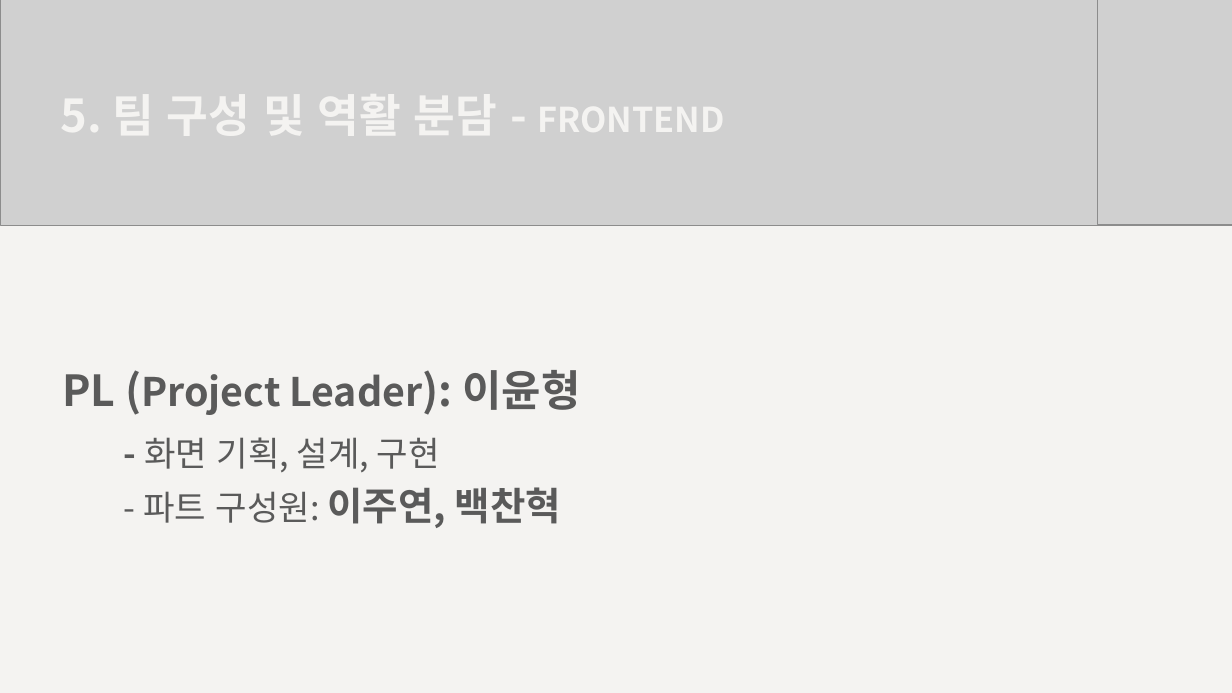
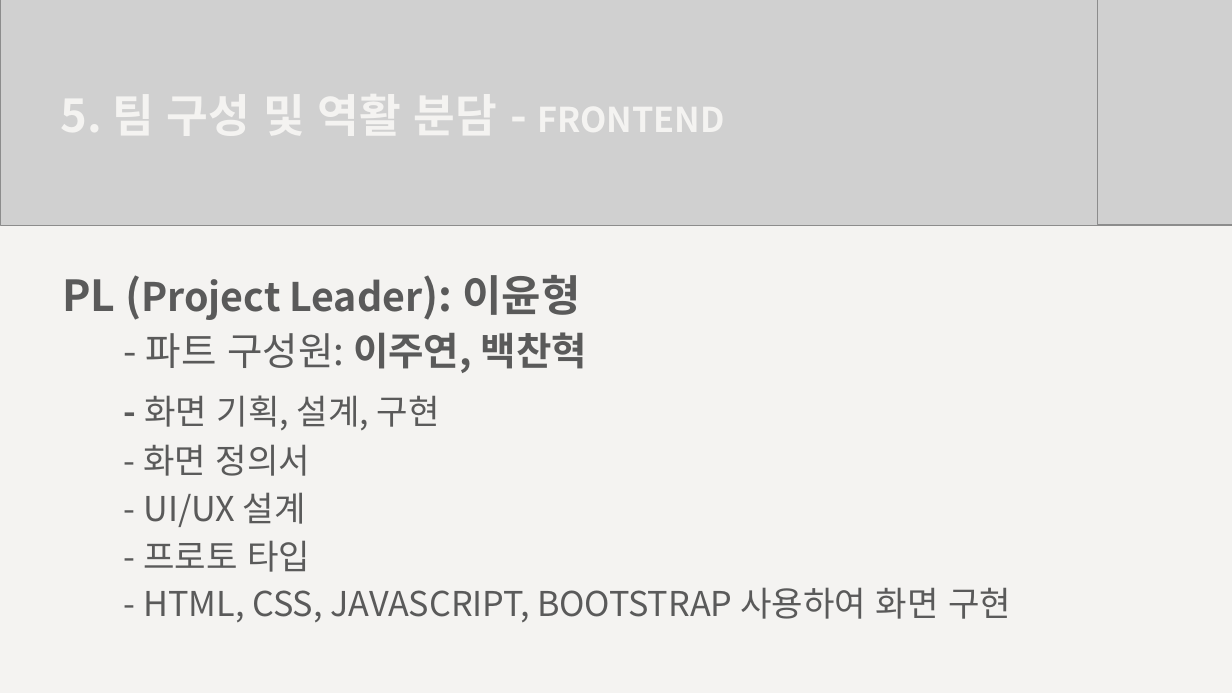
Before and after one commit to SanghyeonLee97/202408_MainProject, a slide deck: slide 9 of 제안서/프로젝트 제안서 (240826 수정).pptx. Drawn at 1232x693 pixels with LibreOffice and Linux fonts; fonts in the diff are those of the drawing; grey boxes stand for pictures. Boxes give left, top, right and bottom in pixels: in the first picture for what was removed or moved away, otherwise in the second. Text is boxed around its words. In the diff, an @@ line names an element or a change of style, - is before the commit and + after.

```diff
--- a/제안서/프로젝트 제안서 (240826 수정).pptx
+++ b/제안서/프로젝트 제안서 (240826 수정).pptx
@@ text at <box>146,332,587,373</box>: paragraph added @@
+- 파트 구성원: 이주연, 백찬혁
@@ text at <box>143,444,1011,622</box>: text changed @@
-- 파트 구성원: 이주연, 백찬혁
+- 화면 정의서
+- UI/UX 설계
+- 프로토 타입
+- HTML, CSS, JAVASCRIPT, BOOTSTRAP 사용하여 화면 구현
```
Also in this commit, not shown: 4 other slides changed.
